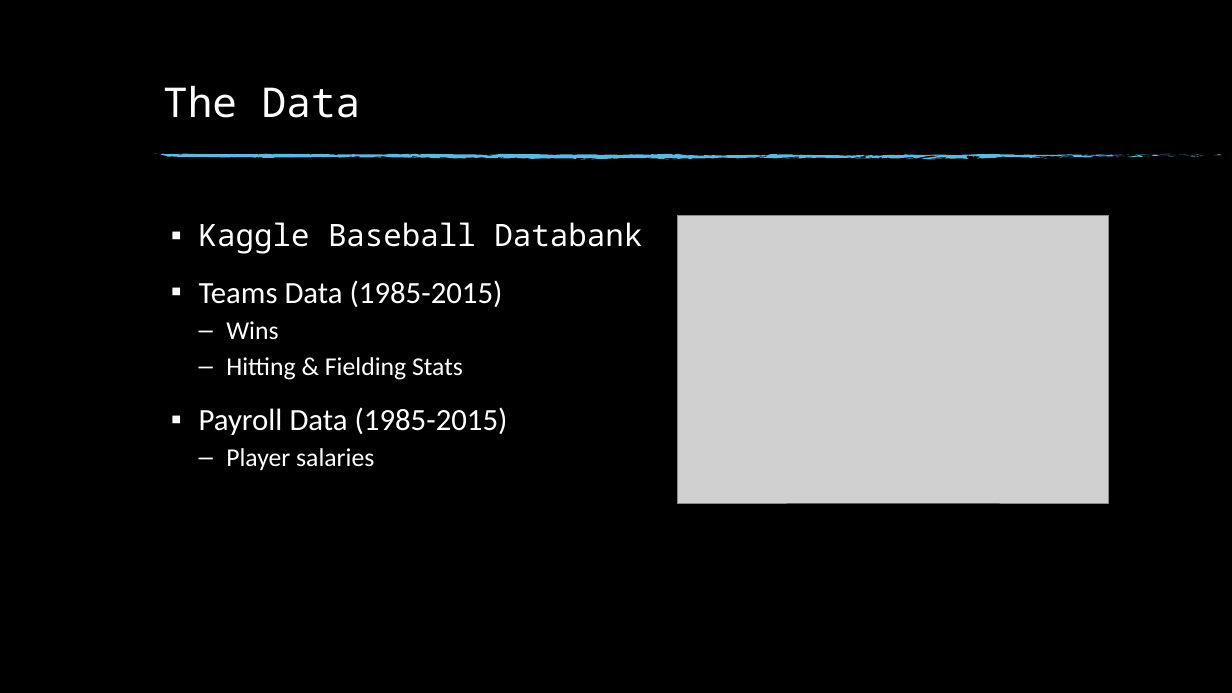
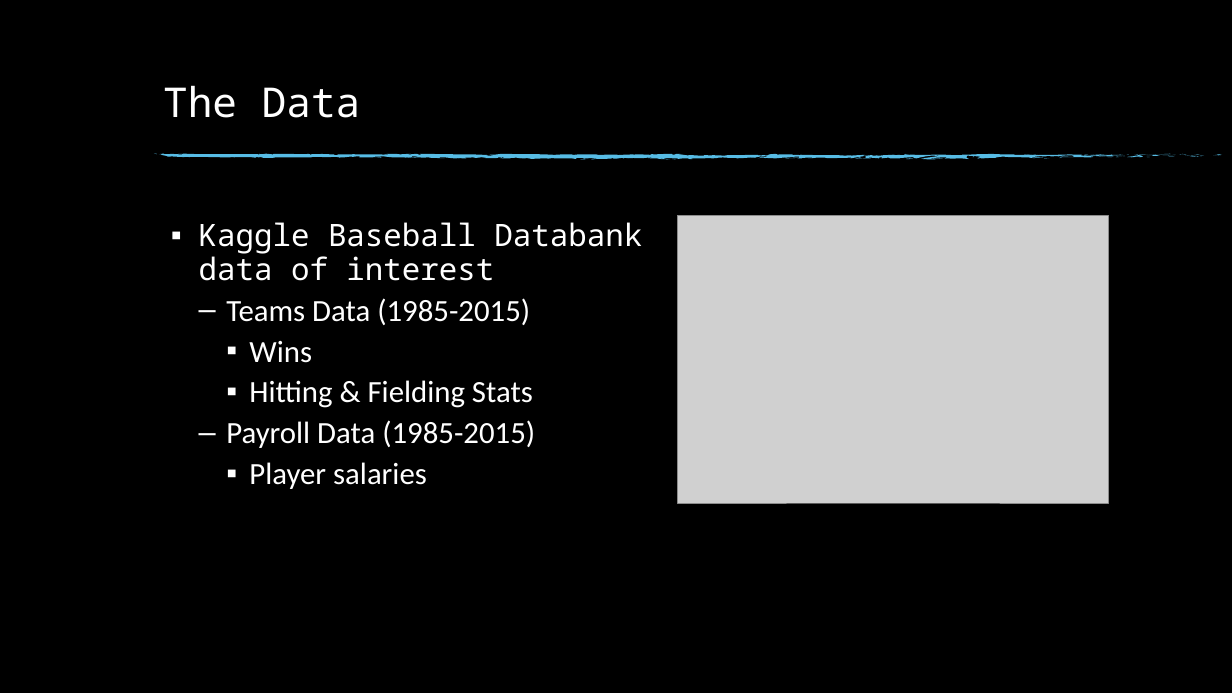
Before and after one commit to trentleslie/Springboard, a slide deck: slide 4 of 20.3 Data Storytelling/Data Storytelling - The Million Dollar Question.pptx (slide 3 before the commit). Drawn at 1232x693 pixels with LibreOffice and Linux fonts; fonts in the diff are those of the drawing; grey boxes stand for pictures; background and template pictures are left out. Boxes give left, top, right and bottom in pixels: in the first picture for what was removed or moved away, otherwise in the second. Text is boxed around its words. In the diff, an @@ line names an element or a change of style, - is before the commit and + after.

```diff
--- a/20.3 Data Storytelling/Data Storytelling - The Million Dollar Question.pptx
+++ b/20.3 Data Storytelling/Data Storytelling - The Million Dollar Question.pptx
@@ text at bbox=[199, 222, 642, 281]: text changed @@
-▪ Kaggle Baseball Databank
+▪ Kaggle Baseball Databank data of interest
@@ text at bbox=[226, 298, 535, 489]: size 20 to 24 pt in "Wins", "Hitting & Fielding Stats", "Player salaries"; bullet ▪ to –; list level 1 to 2 in "Teams Data (1985-2015)"; bullet – to ▪; list level 2 to 3 in "Wins"; list level 2 to 3 in "Hitting & Fielding Stats"; list level 1 to 2 in "Payroll Data (1985-2015)"; list level 2 to 3 in "Player salaries" @@
```
Also in this commit, not shown: 3 other slides changed, 6 slides added, 1 other file.
